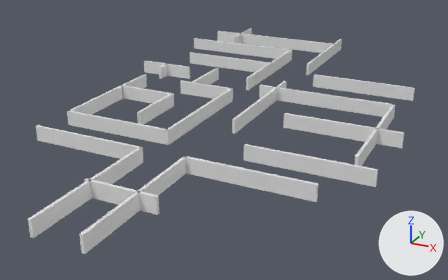
The Blender file Blender/Leven1_opt_2.blend, before and after one commit.
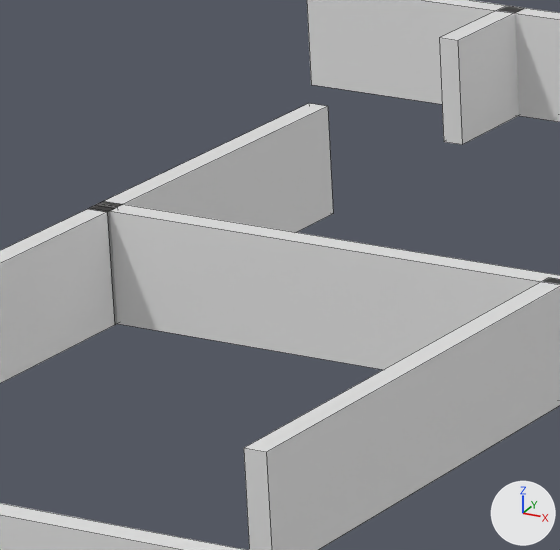
There are two pictures of each version: one whole from a camera (50 mm lens) standing at (27.04, -33.68, 15.13) and looking at (8.56, 3.9, -2.49), one close up on the part from 25% to 38% of the width and 22% to 44% of the height. Lighting does not change. The marker at lower right points along +X, +Y and +Z. The close-ups show mesh edges as thin lines.
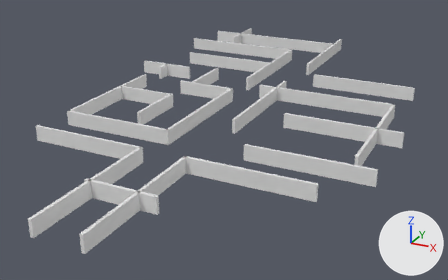
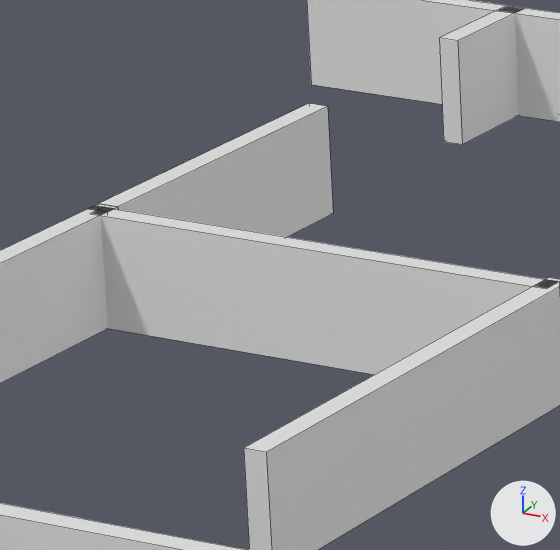
Pixel boxes [x1, y1, x2, y2] of what changed, in the close-ups (560 x 550 px):
'Cube.004', reshaped, moved, rescaled
    before: [90, 201, 560, 370]
    after: [90, 207, 559, 375]

What the commit changed:
me_cube_004 has 7 vertices, 3 faces and spans x -1.0..1.0, y -1.0..-0.67, z -1.0..1.0.
me_cube_004 is used by ob_cube_004; location (-9.41, 3.716, 0.0); rotation (0.0, 0.0, 1.571), in degrees (0, 0, 90); scale (0.1, 13.9, 0.5).
Verts and faces of me_cube_004; kept vertices keep their numbers, new ones are numbered from 7.
Before the commit, vertices of me_cube_004: 0 (1.0, -0.67, 1.0) at pixel (103, 201), 1 (1.0, -1.0, 1.0), 2 (1.0, -1.0, -1.0), 3 (-1.0, -0.67, 1.0) at pixel (89, 207), 4 (-1.0, -0.67, -1.0).
Before the commit, vertices of me_cube_004: 5 (-1.0, -1.0, 1.0), 6 (-1.0, -1.0, -1.0).
Part 1, on me_cube_004:
Vertices deleted: 0, 3, 4 (with the faces that use them).
New vertices 7 to 10 stand at vertices 1, 2, 5, 6, in that order, plus (0.0, 2.0, 0.0).
New faces: (1, 7, 9, 5), (5, 9, 10, 6), (2, 6, 10, 8), (1, 2, 8, 7), (7, 8, 10, 9).
Object 'Cube.004' (ob_cube_004) moves from (-9.41, 3.716, 0.0) to (2.171, 3.579, 0.0).
Object 'Cube.004' (ob_cube_004) is rescaled from (0.1, 13.9, 0.5) to (0.1, 2.22, 0.5).
